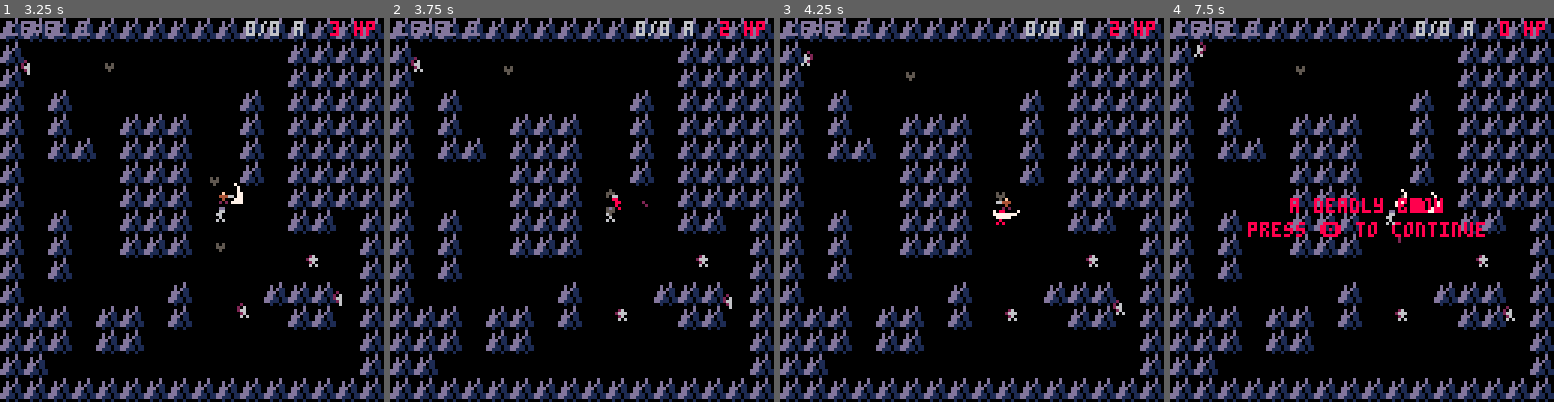
Above: before the commit, frames 1-4 (left to right).
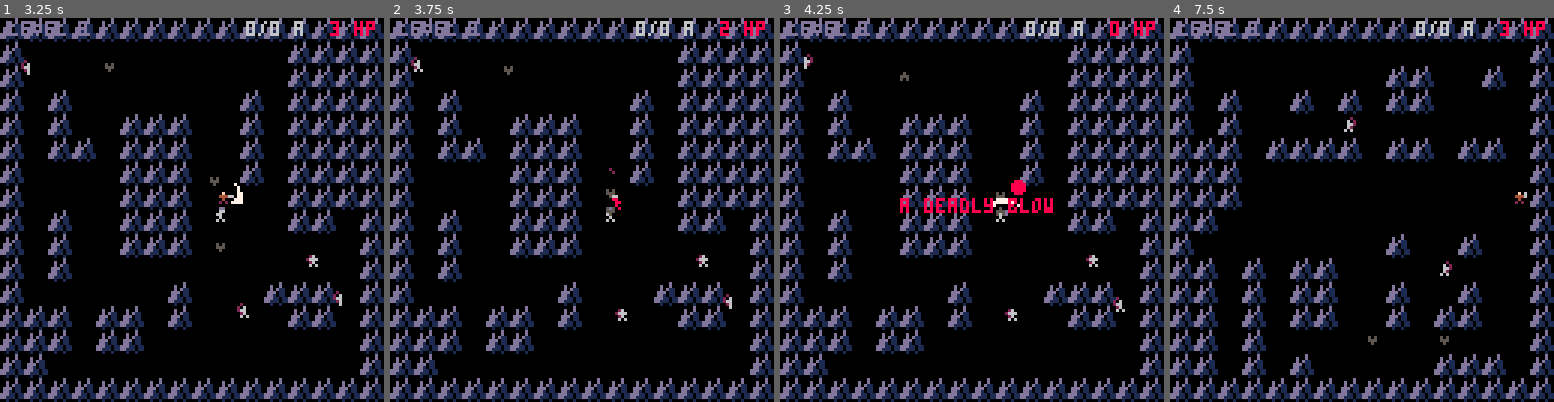
Above: after the commit, the same moments.

Repository: ironchestgames/pico-8-carts
Game: PICO-8 cartridge epicevilender.p8
Same seed, same stepped clock (60 frames per second), same inputs: the game is played once before the commit and once after it.
Inputs:
- Up to frame 1 (3.25 s): tap X (X key) at 0.33, 1.07, 1.85, 2.97 s; tap O (Z key) at 0.7, 1.7, 2.1, 2.5, 2.9 s; hold Right 1.6-2.1 s; hold Up 2.15-2.42 s; hold Right 2.47-3.03 s; hold Left from 3.08 s (still down)
- Up to frame 2 (3.75 s): tap O (Z key) at 3.3, 3.7 s; release Left at 3.58 s; hold Down from 3.63 s (still down)
- Up to frame 3 (4.25 s): release Down at 3.97 s; hold Right from 4.02 s (still down); tap X (X key) at 4.08 s; tap O (Z key) at 4.1 s
- Up to frame 4 (7.5 s): tap O (Z key) every 0.4 s from 4.5 to 7.3 s; release Right at 4.68 s; hold Up 4.73-5.03 s; hold Left 5.08-5.68 s; tap X (X key) at 5.2, 6.32, 7.43 s; hold Down 5.73-6.03 s; hold Right 6.08-6.58 s; hold Right 6.63-7.13 s; hold Up 7.18-7.45 s

Frame 1 is identical in both runs. In frame 2, less than 0.1% of the frame differs, in the area x 56-68%, y 39-50%; in frame 3, 1.3%; in frame 4, 19%, in the area x 6-94%, y 1-94%.

Commit message:
epicevilender - add pre-post perform durations to enemy attacks

Diff:
--- a/epicevilender.p8
+++ b/epicevilender.p8
@@ -742,7 +742,8 @@
      hp=1,
      attack={
       typ='melee',
-      spd=30,
+      preperformdur=30,
+      postperformdur=0,
      },
      ai={
       state='idling',
@@ -750,6 +751,7 @@
       state_counter=0,
       ismovingoutofcollision=false,
       toocloseto={},
+      ispreperform=true,
      },
      frames={
       currentframe=1,
@@ -778,7 +780,8 @@
      hp=3,
      attack={
       typ='melee',
-      spd=50,
+      preperformdur=40,
+      postperformdur=10,
      },
      ai={
       state='idling',
@@ -786,12 +789,13 @@
       state_counter=0,
       ismovingoutofcollision=false,
       toocloseto={},
+      ispreperform=true,
      },
      frames={
       currentframe=1,
       idling={{0,15,4,5, -2,-3}},
       moving={animspd=0.18,{0,15,4,5, -2,-3},{4,15,4,5, -2,-3}},
-      attacking={{8,15,4,5, -2,-3}},--,{11,15,5,5, -2,-3}},
+      attacking={animspd=0,{8,15,4,5, -2,-3},{11,15,6,5, -3,-3}},
       recovering={{0,15,4,5, -2,-3}},
      },
     })
@@ -814,7 +818,8 @@
      hp=2,
      attack={
       typ='ranged',
-      spd=70,
+      preperformdur=60,
+      postperformdur=4,
      },
      ai={
       state='idling',
@@ -822,12 +827,13 @@
       state_counter=0,
       ismovingoutofcollision=false,
       toocloseto={},
+      ispreperform=true,
      },
      frames={
       currentframe=1,
       idling={{18,15,4,5, -2,-3}},
       moving={animspd=0.18,{18,15,4,5, -2,-3},{22,15,4,5, -2,-3}},
-      attacking={{26,15,4,5, -2,-3}},--,{11,15,5,5, -2,-3}},
+      attacking={animspd=0,{26,15,4,5, -2,-3},{31,15,4,5, -2,-3}},
       recovering={{18,15,4,5, -2,-3}},
      },
     })
@@ -1165,7 +1171,7 @@
     withinattackdistance=distancetoavatar <= 60
    end
    local haslostoavatar=haslos(enemy.x,enemy.y,avatar.x,avatar.y)
-   local isswinging=enemy.ai.state == 'attacking' and enemy.ai.state_counter > 0
+   local isswinging=enemy.ai.state == 'attacking'
 
    -- movement vars
    local ismovingoutofcollision=enemy.ai.ismovingoutofcollision
@@ -1263,6 +1269,10 @@
     end
 
    end
+
+   if enemy.attack.typ == 'ranged' then
+    debug(enemy.ai.state, enemy.ai.state_counter)
+   end
   end
  end
 
@@ -1290,12 +1300,13 @@
     else
 
      if enemy.ai.laststate != 'attacking' then
-
-      enemy.ai.state_counter=enemy.attack.spd
+      enemy.ai.ispreperform=true
+      enemy.frames.currentframe=1
+      enemy.ai.state_counter=enemy.attack.preperformdur
      end
 
      enemy.ai.state_counter-=1
-     if enemy.ai.state_counter <= 0 then
+     if enemy.ai.ispreperform and enemy.ai.state_counter <= 0 then
 
       if enemy.attack.typ == 'melee' then
        local a=atan2(
@@ -1363,8 +1374,6 @@
         [1]={50,20,2,1, -1,-0.5}, -- right (wrapped)
        }
 
-       local frame=angletoframe[a]
-
        add(attacks,{
         isenemy=true,
         x=enemy.x-0.5,
@@ -1378,7 +1387,7 @@
         targetcount=1,
         frames={
          currentframe=1,
-         frame,
+         angletoframe[a],
         },
         col=2,
        })
@@ -1386,6 +1395,11 @@
        sfx(5)
       end
 
+      enemy.ai.ispreperform=false
+      enemy.ai.state_counter=enemy.attack.postperformdur
+      enemy.frames.currentframe=2
+
+     elseif enemy.ai.state_counter <= 0 then
       enemy.ai.state='idling'
      end
     end
